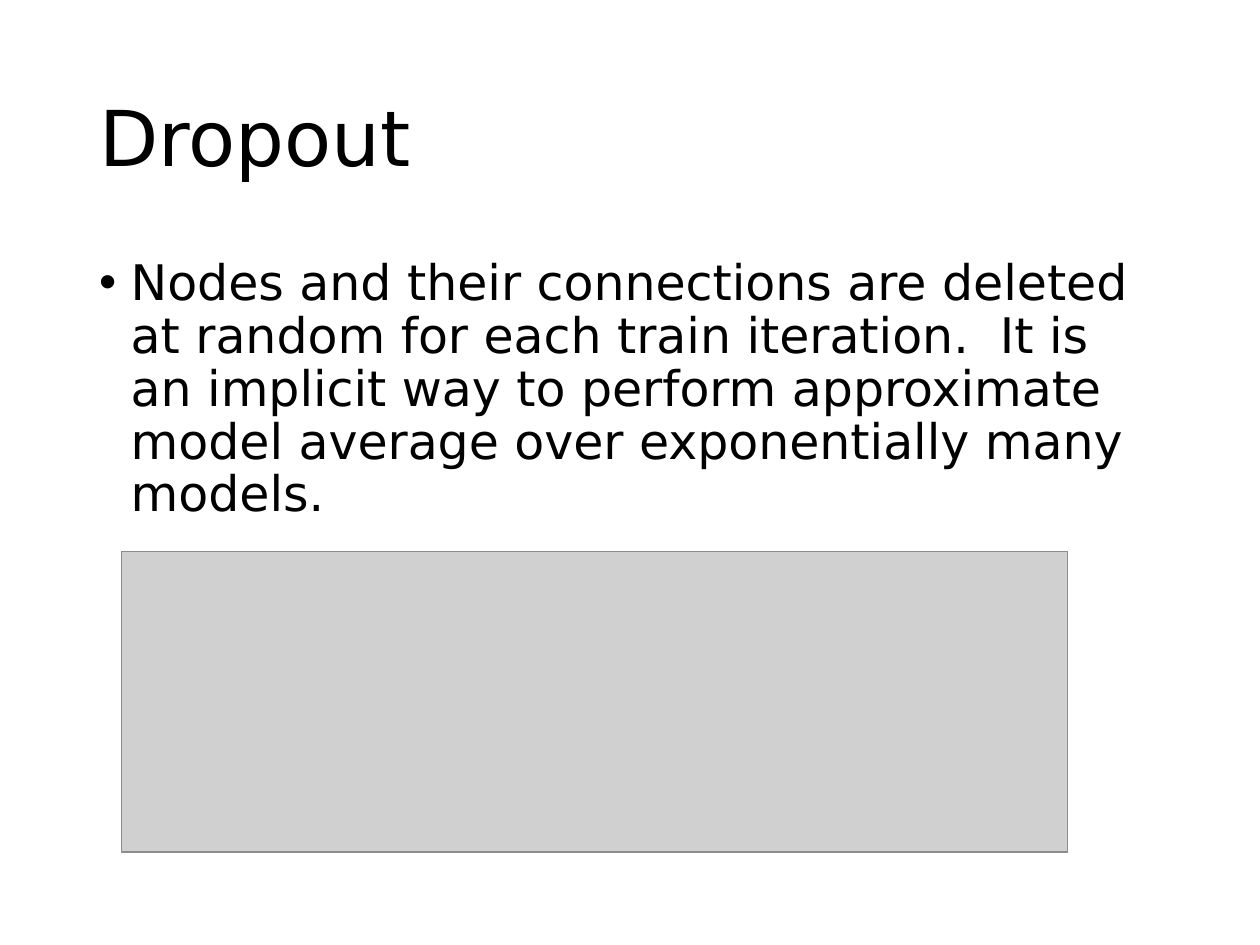
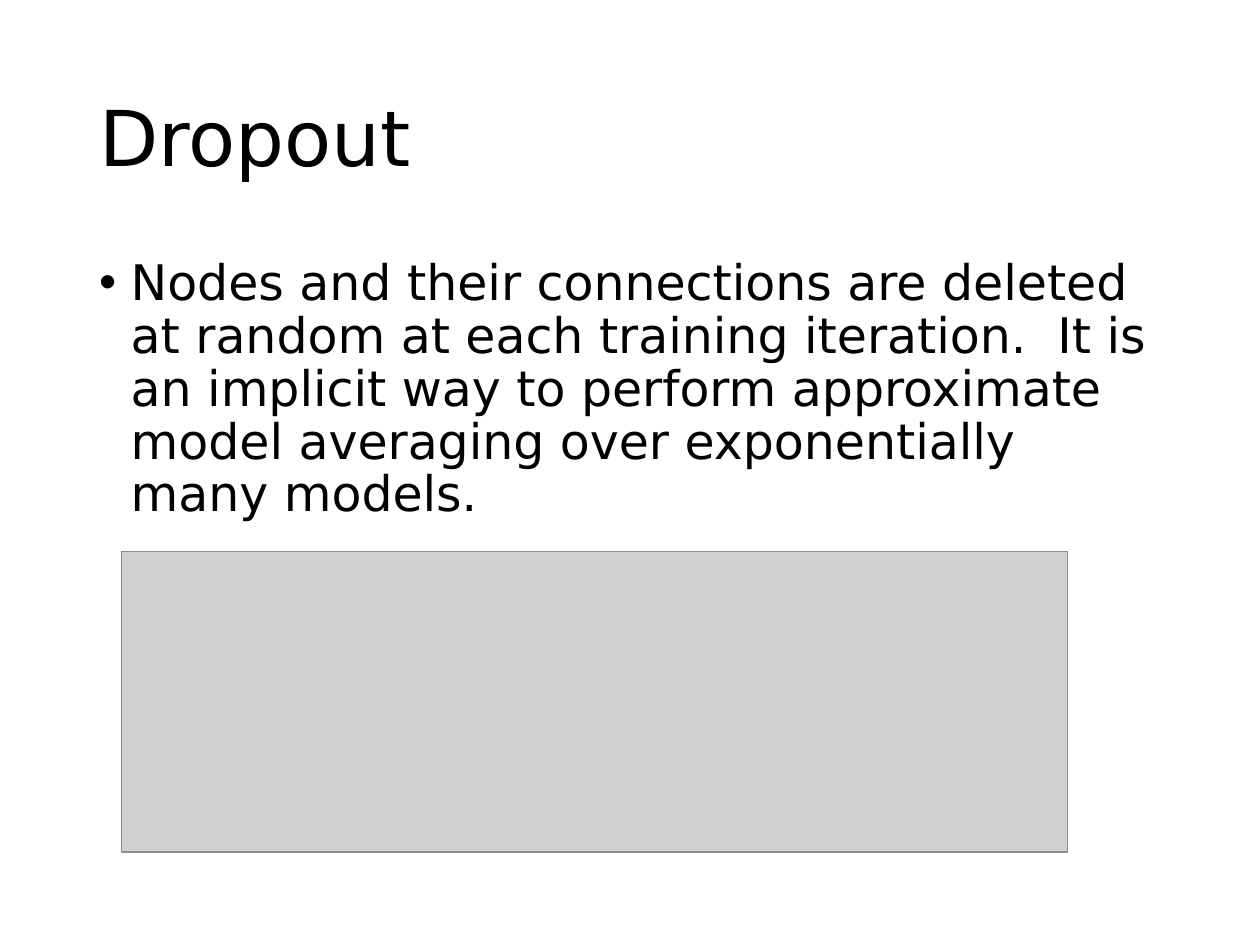
Before and after one commit to phywjs/phywjs.github.io, a slide deck: slide 19 of AIS5103/ML-slide-6.pptx. Drawn at 1260x945 pixels with LibreOffice and Linux fonts; fonts in the diff are those of the drawing; grey boxes stand for pictures. Boxes give left, top, right and bottom in pixels: in the first picture for what was removed or moved away, otherwise in the second. Text is boxed around its words. In the diff, an @@ line names an element or a change of style, - is before the commit and + after.

```diff
--- a/AIS5103/ML-slide-6.pptx
+++ b/AIS5103/ML-slide-6.pptx
@@ text at bbox=[131, 262, 1146, 522]: text changed @@
-• Nodes and their connections are deleted at random for each train iteration. It is an implicit way to perform approximate model average over exponentially many models.
+• Nodes and their connections are deleted at random at each training iteration. It is an implicit way to perform approximate model averaging over exponentially many models.
```
Also in this commit, not shown: 5 other slides changed, 2 other files.
